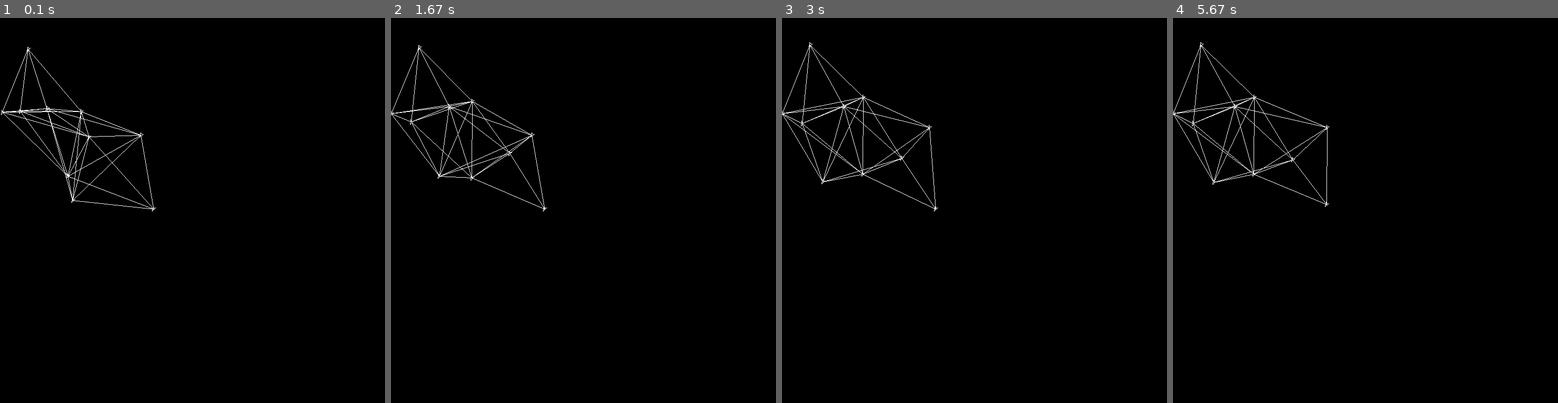
Above: before the commit, frames 1-4 (left to right).
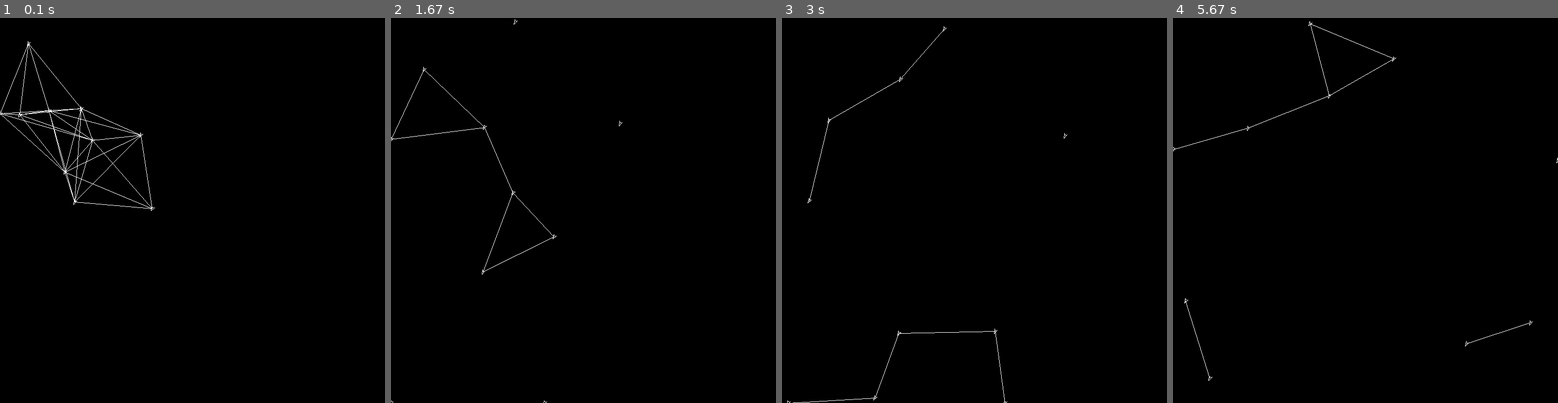
Above: after the commit, the same moments.

Repository: LouisDeOliveira/Projet_VA
Game: pygame game, started from pygame_test.py
Two runs of this game, one before a commit and one after it. Both use one fixed random seed, a clock stepped at 60 frames per second and the inputs below.
Inputs:
- Up to frame 1 (0.1 s): no input
- Up to frame 2 (1.67 s): no input
- Up to frame 3 (3 s): no input
- Up to frame 4 (5.67 s): no input

The runs differ from the first frame. In frame 1, 1.1% of the frame differs, in the area x 0-41%, y 6-51%; in frame 2, 0.8%; in frame 3, 0.8%; in frame 4, 0.9%.

Commit message:
test avec ressorts

Diff:
--- a/pygame_test.py
+++ b/pygame_test.py
@@ -6,7 +6,7 @@
 
 white = (255, 255, 255)
 red = (255, 0, 0)
-f = 0.1
+f = 0.01
 maxacc = 300.0
 
 
@@ -32,7 +32,7 @@
         self.pos = np.array([x, y])
         self.speed = np.array([0, 0])
         self.acc = np.array([0, 0])
-        self.k = 1
+        self.k = 10
         self.l0 = 150
         self.maxspeed = speed
         self.state = 'normal'
@@ -306,7 +306,7 @@
     width, height = env.width, env.height
     screen = pygame.display.set_mode((width, height))
     Running = True
-    tick_freq = 60
+    tick_freq = 100
     dt = 1/tick_freq
     t = 0
     # Screen Update Speed (FPS)
